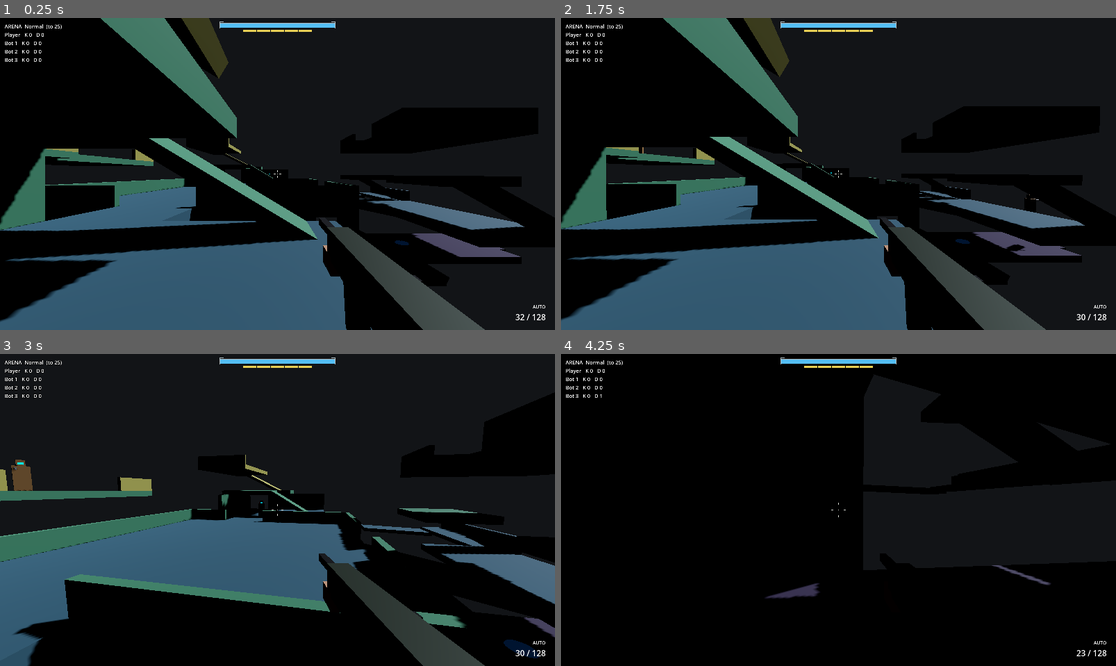
Above: before the commit, frames 1-4 (two rows, left to right).
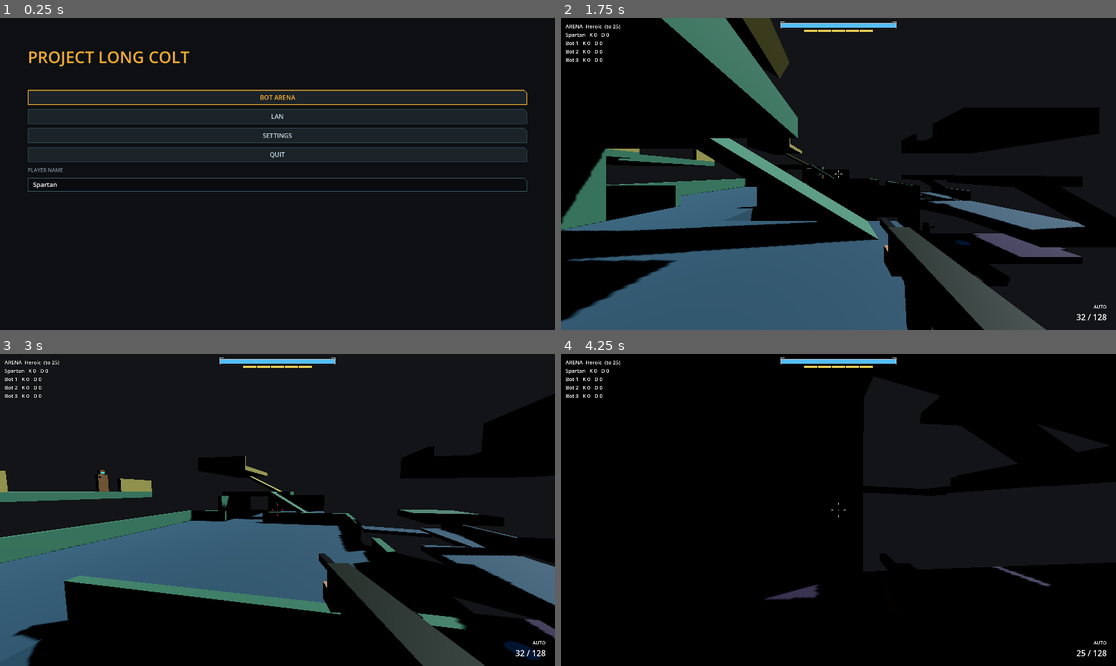
Above: after the commit, the same moments.

Repository: StudioSadTouch/Project-Long-Colt
Game: Godot game, scene res://scenes/ui/main_menu.tscn
Same seed, same stepped clock (60 frames per second), same inputs: the game is played once before the commit and once after it. Before the commit the project starts from res://scenes/main/arena_lockout.tscn.
Inputs (mouse positions are in pixels of both pictures, inside the frame that each line leads up to):
- Up to frame 1 (0.25 s): no input
- Up to frame 2 (1.75 s): click (838, 96) at 0.5 s, where only the run after the commit has a clickable "BOT ARENA"; click (838, 164) at 1.25 s, where only the run after the commit has a clickable "HEROIC"
- Up to frame 3 (3 s): tap Enter at 2 s; move the mouse to (305, 510) at 2.02 s; hold Right mouse button (action_alt_fire) 2.03-2.78 s; hold W (action_move_forward) from 2.03 s (still down); tap Space (action_jump) at 2.27 s; move the mouse to (249, 510) at 2.77 s; tap Ctrl (action_crouch) at 2.85 s
- Up to frame 4 (4.25 s): keep holding W (action_move_forward); tap Space (action_jump) at 3.02 s; move the mouse to (849, 503) at 3.52 s; press the mouse at (849, 503) at 3.53 s

The runs differ from the first frame. In frame 1, 38% of the frame differs, in the area x 0-99%, y 0-100%; in frame 2, 2.8%; in frame 3, 3.1%; in frame 4, 0.4%.

Commit message:
Main menu: Bot Arena, LAN host / join / lobby, settings, armor colour; main scene
scenes/ui/main_menu.tscn (+ main_menu.gd, built on MenuTheme) is now run/main_scene.
Bot Arena with Easy / Normal / Heroic / Legendary; LAN host (bot fill toggle) and join from
the discovered list or a typed IP; lobby with Start Match for the host; settings for mouse /
stick sensitivity, mouse aim assist, FOV and armor colour (14 presets + custom picker); player
name; Quit. Pad / keyboard focus navigation, Esc / B / Start backs out. Persists through the
Settings autoload. arena_lockout.tscn still runs standalone from the editor.

Diff:
--- a/project.godot
+++ b/project.godot
@@ -12,7 +12,7 @@
 
 config/name="Project Long Colt"
 config/description="Grounded military science-fiction FPS. Phase 0: Forward Outpost 7."
-run/main_scene="res://scenes/main/arena_lockout.tscn"
+run/main_scene="res://scenes/ui/main_menu.tscn"
 config/features=PackedStringArray("4.7", "Forward Plus")
 run/flush_stdout_on_print=true
 config/icon="res://icon.svg"
--- /dev/null
+++ b/scenes/ui/main_menu.tscn
@@ -0,0 +1,12 @@
+[gd_scene load_steps=2 format=3]
+
+[ext_resource type="Script" path="res://scripts/ui/main_menu.gd" id="1_menu"]
+
+[node name="MainMenu" type="Control"]
+layout_mode = 3
+anchors_preset = 15
+anchor_right = 1.0
+anchor_bottom = 1.0
+grow_horizontal = 2
+grow_vertical = 2
+script = ExtResource("1_menu")
--- /dev/null
+++ b/scripts/ui/main_menu.gd
@@ -0,0 +1,356 @@
+extends Control
+## Main menu (run/main_scene): Bot Arena (difficulty), LAN (host with bot fill / join from the
+## discovered list or a typed IP / lobby), Settings (look, aim assist, FOV, armor colour) and
+## Quit, plus the player name. Built in code on MenuTheme. Pad and keyboard navigable via
+## ui_* focus; Esc / B / Start goes back a page. Everything persists through the Settings
+## autoload (user://settings.cfg).
+
+enum Page { MAIN, BOTS, LAN, LOBBY, SETTINGS }
+
+var _pages: Dictionary = {}
+var _page: Page = Page.MAIN
+var _status: Label
+var _name_edit: LineEdit
+var _servers: ItemList
+var _server_data: Array = []
+var _ip_edit: LineEdit
+var _bot_fill: CheckButton
+var _lobby_list: VBoxContainer
+var _lobby_start: Button
+var _lobby_title: Label
+var _first_focus: Dictionary = {}
+
+
+func _ready() -> void:
+	Input.mouse_mode = Input.MOUSE_MODE_VISIBLE
+	theme = MenuTheme.build()
+	set_anchors_preset(Control.PRESET_FULL_RECT)
+	var bg := ColorRect.new()
+	bg.color = MenuTheme.BG
+	bg.set_anchors_preset(Control.PRESET_FULL_RECT)
+	add_child(bg)
+	var margin := MarginContainer.new()
+	margin.set_anchors_preset(Control.PRESET_FULL_RECT)
+	for side: String in ["left", "right", "top", "bottom"]:
+		margin.add_theme_constant_override("margin_" + side, 96)
+	add_child(margin)
+	var column := VBoxContainer.new()
+	column.add_theme_constant_override(&"separation", 24)
+	margin.add_child(column)
+	column.add_child(MenuTheme.label("Project Long Colt", MenuTheme.TITLE_SIZE, MenuTheme.ACCENT))
+	_status = MenuTheme.label("", 20, MenuTheme.TEXT_DIM)
+	column.add_child(_status)
+	var holder := Control.new()
+	holder.size_flags_vertical = Control.SIZE_EXPAND_FILL
+	column.add_child(holder)
+	_pages[Page.MAIN] = _build_main()
+	_pages[Page.BOTS] = _build_bots()
+	_pages[Page.LAN] = _build_lan()
+	_pages[Page.LOBBY] = _build_lobby()
+	_pages[Page.SETTINGS] = _build_settings()
+	for page: int in _pages:
+		holder.add_child(_pages[page])
+	Net.players_changed.connect(_refresh_lobby)
+	Net.joined.connect(_on_joined)
+	Net.join_failed.connect(_on_join_failed)
+	Net.session_ended.connect(_on_session_ended)
+	Net.servers_changed.connect(_on_servers_changed)
+	if Net.last_end_reason != "":
+		_status.text = Net.last_end_reason.to_upper()
+		Net.last_end_reason = ""
+	_show(Page.MAIN)
+
+
+func _unhandled_input(event: InputEvent) -> void:
+	var back := event.is_action_pressed(&"ui_cancel") or event.is_action_pressed(&"action_pause")
+	if not back or _page == Page.MAIN:
+		return
+	get_viewport().set_input_as_handled()
+	_back()
+
+
+func _back() -> void:
+	match _page:
+		Page.LOBBY:
+			Net.leave()
+			_show(Page.LAN)
+		Page.SETTINGS:
+			Settings.save_settings()
+			Net.update_my_info()
+			_show(Page.MAIN)
+		_:
+			_show(Page.MAIN)
+
+
+func _show(page: Page) -> void:
+	_page = page
+	for key: int in _pages:
+		(_pages[key] as Control).visible = key == page
+	if page == Page.LAN:
+		Net.discovery.start_listening()
+		_on_servers_changed(Net.discovery.get_servers())
+	elif page != Page.LOBBY:
+		Net.discovery.stop_listening()
+	if page == Page.LOBBY:
+		_refresh_lobby()
+	var focus: Control = _first_focus.get(page)
+	if focus != null:
+		focus.grab_focus.call_deferred()
+
+
+func _column(page: Page) -> VBoxContainer:
+	var column := VBoxContainer.new()
+	column.add_theme_constant_override(&"separation", 14)
+	column.set_anchors_preset(Control.PRESET_FULL_RECT)
+	column.set_meta(&"page", page)
+	return column
+
+
+func _add_first(page: Page, parent: Control, node: Control) -> Control:
+	parent.add_child(node)
+	if not _first_focus.has(page):
+		_first_focus[page] = node
+	return node
+
+
+# ------------------------------------------------------------------ pages
+
+
+func _build_main() -> Control:
+	var column := _column(Page.MAIN)
+	_add_first(Page.MAIN, column, MenuTheme.button("Bot Arena", _show.bind(Page.BOTS)))
+	column.add_child(MenuTheme.button("LAN", _show.bind(Page.LAN)))
+	column.add_child(MenuTheme.button("Settings", _show.bind(Page.SETTINGS)))
+	column.add_child(MenuTheme.button("Quit", get_tree().quit))
+	column.add_child(MenuTheme.label("Player name", 18, MenuTheme.TEXT_DIM))
+	_name_edit = LineEdit.new()
+	_name_edit.text = Settings.player_name
+	_name_edit.max_length = Settings.NAME_MAX
+	_name_edit.custom_minimum_size = Vector2(360, 48)
+	_name_edit.text_changed.connect(_on_name_changed)
+	column.add_child(_name_edit)
+	return column
+
+
+func _build_bots() -> Control:
+	var column := _column(Page.BOTS)
+	column.add_child(MenuTheme.label("Bot Arena - Lockout FFA", MenuTheme.HEADER_SIZE))
+	column.add_child(MenuTheme.label("Difficulty", 18, MenuTheme.TEXT_DIM))
+	for diff: String in Settings.DIFFICULTIES:
+		var pick := MenuTheme.button(diff, _start_bots.bind(diff))
+		if diff == Settings.bot_difficulty:
+			pick.text = "> %s <" % diff.to_upper()
+			_first_focus[Page.BOTS] = pick
+		column.add_child(pick)
+	column.add_child(MenuTheme.button("Back", _back))
+	return column
+
+
+func _build_lan() -> Control:
+	var column := _column(Page.LAN)
+	column.add_child(MenuTheme.label("LAN - Host", MenuTheme.HEADER_SIZE))
+	_bot_fill = CheckButton.new()
+	_bot_fill.text = "FILL EMPTY SLOTS WITH BOTS"
+	_bot_fill.button_pressed = Settings.host_bot_fill
+	_bot_fill.toggled.connect(func(on: bool) -> void: Settings.host_bot_fill = on)
+	_add_first(Page.LAN, column, MenuTheme.button("Host Game", _host))
+	column.add_child(_bot_fill)
+	column.add_child(MenuTheme.label("LAN - Join", MenuTheme.HEADER_SIZE))
+	_servers = ItemList.new()
+	_servers.custom_minimum_size = Vector2(720, 180)
+	_servers.item_activated.connect(_join_listed)
+	column.add_child(_servers)
+	var row := HBoxContainer.new()
+	row.add_theme_constant_override(&"separation", 14)
+	_ip_edit = LineEdit.new()
+	_ip_edit.text = Settings.last_join_ip
+	_ip_edit.placeholder_text = "IP address"
+	_ip_edit.custom_minimum_size = Vector2(360, 48)
+	_ip_edit.text_submitted.connect(func(_t: String) -> void: _join_ip())
+	row.add_child(_ip_edit)
+	row.add_child(MenuTheme.button("Join IP", _join_ip))
+	column.add_child(row)
+	column.add_child(MenuTheme.button("Back", _back))
+	return column
+
+
+func _build_lobby() -> Control:
+	var column := _column(Page.LOBBY)
+	_lobby_title = MenuTheme.label("Lobby", MenuTheme.HEADER_SIZE)
+	column.add_child(_lobby_title)
+	_lobby_list = VBoxContainer.new()
+	column.add_child(_lobby_list)
+	_lobby_start = MenuTheme.button("Start Match", Net.start_match)
+	_add_first(Page.LOBBY, column, _lobby_start)
+	column.add_child(MenuTheme.button("Leave", _back))
+	return column
+
+
+func _build_settings() -> Control:
+	var column := _column(Page.SETTINGS)
+	column.add_child(MenuTheme.label("Settings", MenuTheme.HEADER_SIZE))
+	var mouse := _slider(column, "Mouse sensitivity", 0.25, 3.0, Settings.mouse_sensitivity_scale)
+	mouse.value_changed.connect(func(v: float) -> void: Settings.mouse_sensitivity_scale = v)
+	_first_focus[Page.SETTINGS] = mouse
+	var stick := _slider(column, "Stick sensitivity", 0.25, 3.0, Settings.stick_sensitivity_scale)
+	stick.value_changed.connect(func(v: float) -> void: Settings.stick_sensitivity_scale = v)
+	var fov_value := Settings.fov if Settings.fov > 0.0 else 75.0
+	var fov := _slider(column, "Field of view", Settings.FOV_MIN, Settings.FOV_MAX, fov_value)
+	fov.step = 1.0
+	fov.value_changed.connect(func(v: float) -> void: Settings.fov = v)
+	var assist := CheckButton.new()
+	assist.text = "MOUSE AIM ASSIST"
+	assist.button_pressed = Settings.mouse_aim_assist
+	assist.toggled.connect(func(on: bool) -> void: Settings.mouse_aim_assist = on)
+	column.add_child(assist)
+	column.add_child(MenuTheme.label("Armor colour", 18, MenuTheme.TEXT_DIM))
+	var grid := GridContainer.new()
+	grid.columns = 7
+	grid.add_theme_constant_override(&"h_separation", 8)
+	grid.add_theme_constant_override(&"v_separation", 8)
+	column.add_child(grid)
+	var picker := ColorPickerButton.new()
+	picker.color = Settings.primary_color
+	picker.edit_alpha = false
+	picker.custom_minimum_size = Vector2(360, 48)
+	picker.text = "CUSTOM"
+	picker.color_changed.connect(_set_color)
+	for preset: Dictionary in PlayerColor.PRESETS:
+		var swatch := Button.new()
+		swatch.custom_minimum_size = Vector2(64, 44)
+		swatch.tooltip_text = str(preset.name)
+		swatch.focus_mode = Control.FOCUS_ALL
+		var color: Color = preset.color
+		var normal := MenuTheme.box(color, MenuTheme.RIM.darkened(0.4))
+		swatch.add_theme_stylebox_override(&"normal", normal)
+		swatch.add_theme_stylebox_override(&"hover", MenuTheme.box(color, MenuTheme.RIM))
+		swatch.add_theme_stylebox_override(&"pressed", MenuTheme.box(color, MenuTheme.ACCENT))
+		swatch.pressed.connect(
+			func() -> void:
+				picker.color = color
+				_set_color(color)
+		)
+		grid.add_child(swatch)
+	column.add_child(picker)
+	column.add_child(MenuTheme.button("Back", _back))
+	return column
+
+
+func _slider(parent: Control, text: String, low: float, high: float, value: float) -> HSlider:
+	var row := HBoxContainer.new()
+	row.add_theme_constant_override(&"separation", 14)
+	var name_label := MenuTheme.label(text, 20)
+	name_label.custom_minimum_size = Vector2(320, 0)
+	row.add_child(name_label)
+	var slider := HSlider.new()
+	slider.min_value = low
+	slider.max_value = high
+	slider.step = 0.05
+	slider.value = value
+	slider.custom_minimum_size = Vector2(360, 32)
+	slider.focus_mode = Control.FOCUS_ALL
+	row.add_child(slider)
+	var readout := MenuTheme.label("%.2f" % value, 20, MenuTheme.ACCENT)
+	slider.value_changed.connect(func(v: float) -> void: readout.text = "%.2f" % v)
+	row.add_child(readout)
+	parent.add_child(row)
+	return slider
+
+
+# ------------------------------------------------------------------ actions
+
+
+func _on_name_changed(text: String) -> void:
+	Settings.player_name = Settings.sanitize_name(text)
+	Settings.save_settings()
+
+
+func _set_color(color: Color) -> void:
+	color.a = 1.0
+	Settings.primary_color = color
+
+
+func _start_bots(difficulty: String) -> void:
+	Settings.bot_difficulty = difficulty
+	Settings.save_settings()
+	Net.start_offline()
+
+
+func _host() -> void:
+	Settings.save_settings()
+	var err := Net.host(Net.DEFAULT_PORT, _bot_fill.button_pressed)
+	if err != OK:
+		_status.text = "COULD NOT HOST ON PORT %d (%s)" % [Net.DEFAULT_PORT, error_string(err)]
+		return
+	_status.text = "HOSTING ON PORT %d" % Net.DEFAULT_PORT
+	_show(Page.LOBBY)
+
+
+func _join_ip() -> void:
+	var address := _ip_edit.text.strip_edges()
+	if address == "":
+		return
+	Settings.last_join_ip = address
+	Settings.save_settings()
+	_join(address, Net.DEFAULT_PORT)
+
+
+func _join_listed(index: int) -> void:
+	if index < 0 or index >= _server_data.size():
+		return
+	var server: Dictionary = _server_data[index]
+	_join(str(server.ip), int(server.port))
+
+
+func _join(address: String, port: int) -> void:
+	var err := Net.join(address, port)
+	if err != OK:
+		_status.text = "COULD NOT CONNECT (%s)" % error_string(err)
+		return
+	_status.text = "CONNECTING TO %s:%d" % [address, port]
+
+
+func _on_joined() -> void:
+	_status.text = "JOINED"
+	_show(Page.LOBBY)
+
+
+func _on_join_failed(reason: String) -> void:
+	_status.text = reason.to_upper()
+	_show(Page.LAN)
+
+
+func _on_session_ended(reason: String) -> void:
+	_status.text = reason.to_upper()
+	if _page == Page.LOBBY:
+		_show(Page.LAN)
+
+
+func _on_servers_changed(servers: Array) -> void:
+	_server_data.clear()
+	_server_data.append_array(servers)
+	_servers.clear()
+	for server: Dictionary in _server_data:
+		var line := "%s  -  %s  %d/%d" % [server.name, server.map, server.players, server.max]
+		if not server.version_ok:
+			line += "  (version mismatch)"
+		_servers.add_item(line)
+	if _servers.item_count == 0:
+		_servers.add_item("Searching for games...")
+		_servers.set_item_disabled(0, true)
+		_server_data.clear()
+
+
+func _refresh_lobby() -> void:
+	if _lobby_list == null:
+		return
+	for child in _lobby_list.get_children():
+		child.queue_free()
+	for peer: int in Net.players:
+		var tag := "  (host)" if peer == 1 else ""
+		var line := MenuTheme.label(Net.name_of(peer) + tag, 22)
+		line.add_theme_color_override(&"font_color", Net.color_of(peer).lightened(0.25))
+		_lobby_list.add_child(line)
+	_lobby_start.visible = Net.is_host()
+	var fill := " + bots" if Net.is_host() and Net.bot_fill else ""
+	_lobby_title.text = ("Lobby %d/%d%s" % [Net.players.size(), Net.MAX_PLAYERS, fill]).to_upper()
